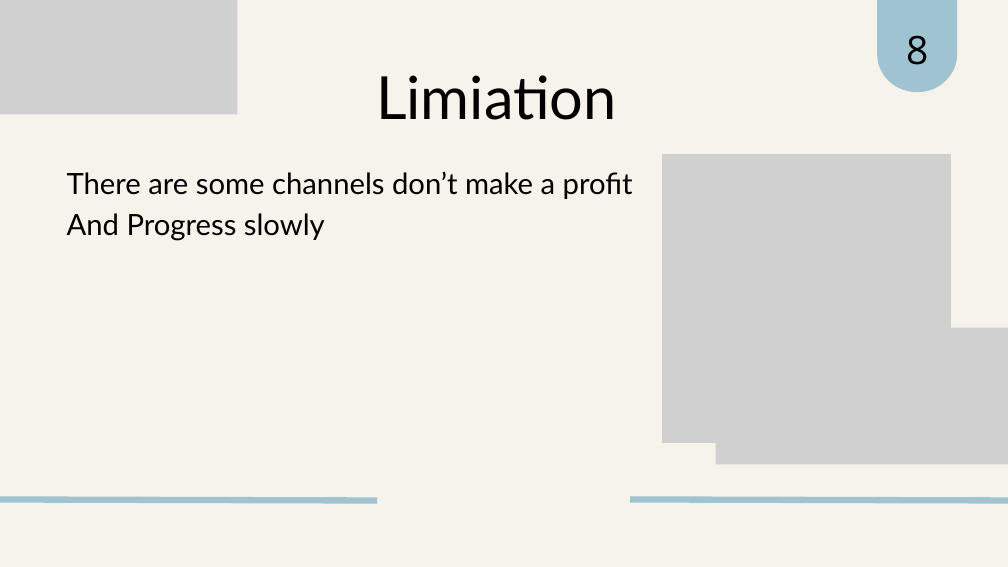
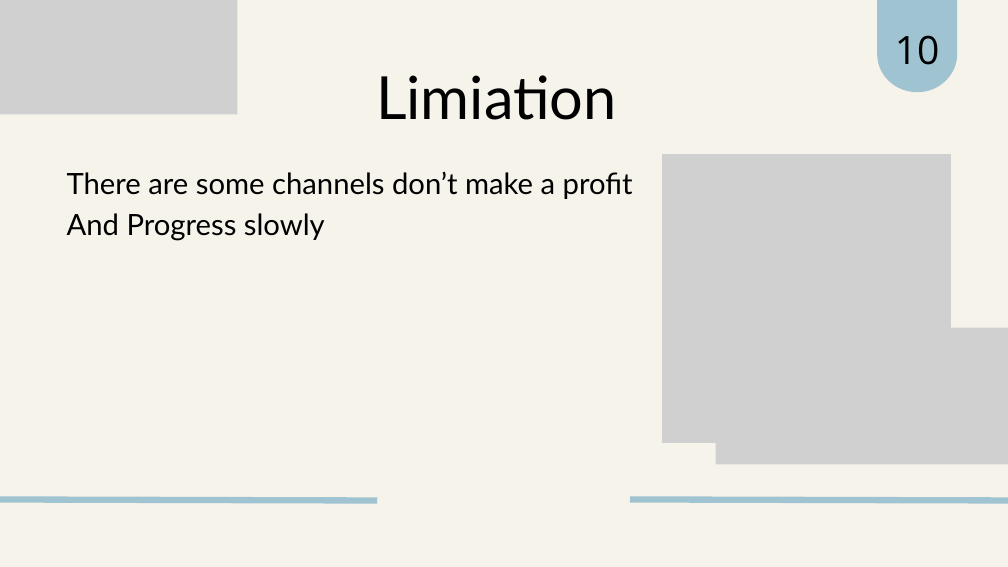
Before and after one commit to mariamhossamdiab/Marketing_Campaign_Effectiveness_PowerBI, a slide deck: slide 11 of Marketing_Campaign_Effectiveness.pptx. Drawn at 1008x567 pixels with LibreOffice and Linux fonts; fonts in the diff are those of the drawing; grey boxes stand for pictures. Boxes give left, top, right and bottom in pixels: in the first picture for what was removed or moved away, otherwise in the second. Text is boxed around its words. In the diff, an @@ line names an element or a change of style, - is before the commit and + after.

```diff
--- a/Marketing_Campaign_Effectiveness.pptx
+++ b/Marketing_Campaign_Effectiveness.pptx
@@ text at box(895, 35, 940, 65): text changed @@
-8
+10
```
Also in this commit, not shown: 6 other slides changed, 1 slide added, 1 slide removed.
